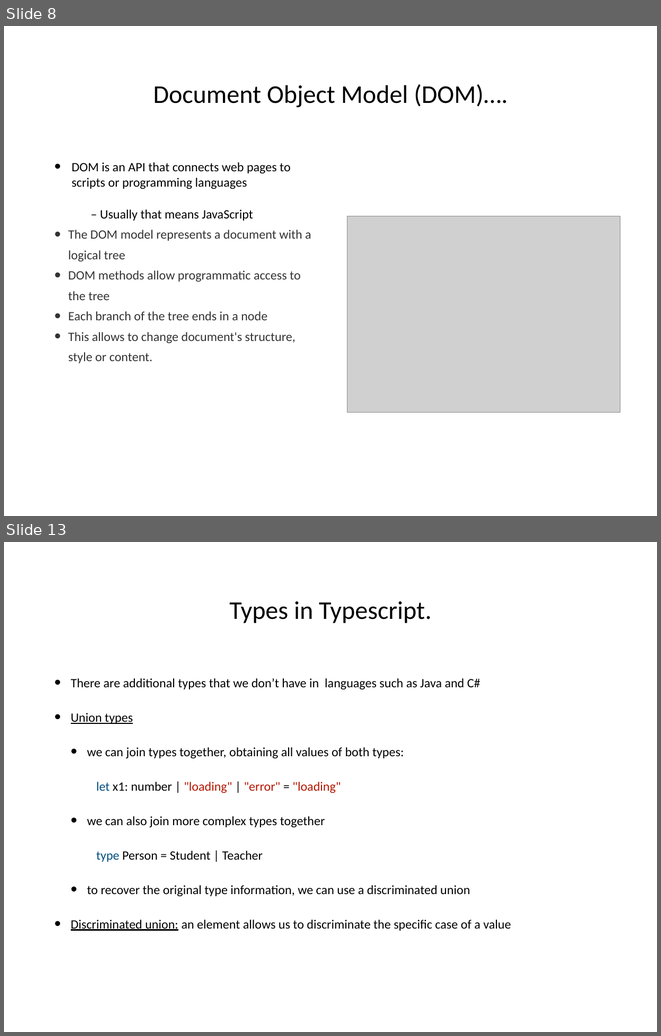
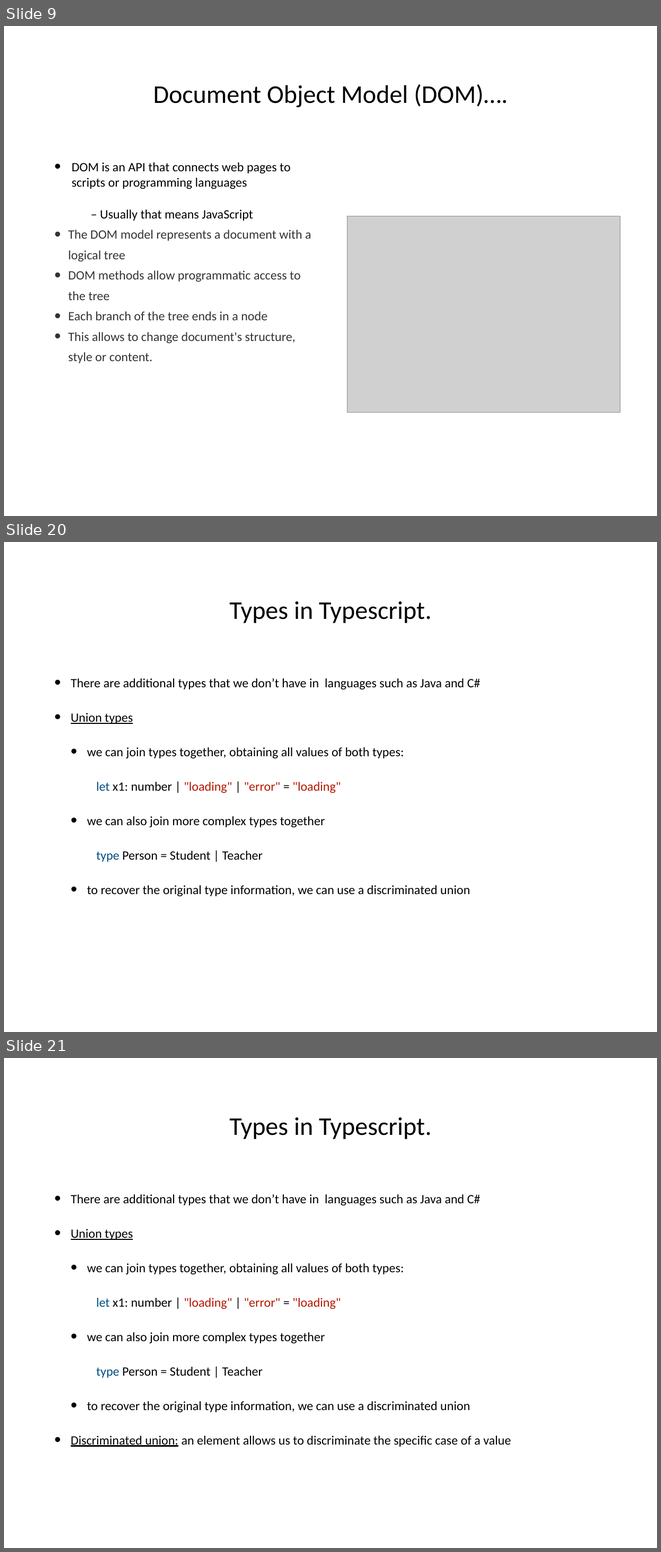
Before and after one commit to hogeschool/Development-5, a slide deck: Lectures/Lecture5/lesson5.pptx. Shown one above the other, each under a label of ours: slides 8 and 13 before the commit, slides 9, 20 and 21 after it; the slides between them are not shown. The pictures are 661x1036 and 661x1552 pixels, drawn with LibreOffice and Linux fonts; fonts in the diff are those of the drawing; grey boxes stand for pictures. Boxes give left, top, right and bottom in pixels: in the first picture for what was removed or moved away, otherwise in the second. Text is boxed around its words. In the diff, an @@ line names an element or a change of style, - is before the commit and + after.

```diff
--- a/Lectures/Lecture5/lesson5.pptx
+++ b/Lectures/Lecture5/lesson5.pptx
@@ slide 20 added at [4, 542, 657, 1032], background #FFFFFF @@
@@ title added at [229, 601, 432, 623], 40 pt, text #000000 @@
+Types in Typescript.
@@ text added at [71, 678, 480, 896], 20 pt, text #000000 @@
+• There are additional types that we don’t have in languages such as Java and C#
+• Union types
+  • we can join types together, obtaining all values of both types:
+          let x1: number | "loading" | "error" = "loading"
+  • we can also join more complex types together
+          type Person = Student | Teacher
+  • to recover the original type information, we can use a discriminated union
@@ what was slide 8 is now slide 9 @@
@@ what was slide 13 is now slide 21 @@
```
Also in this commit, not shown: 6 slides changed, 10 other slides added, 1 other file.
